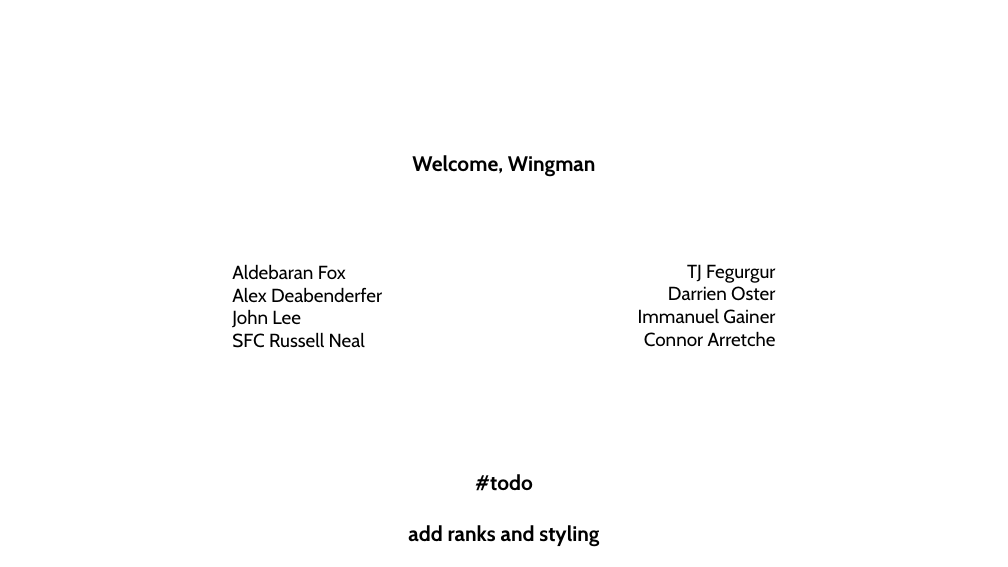
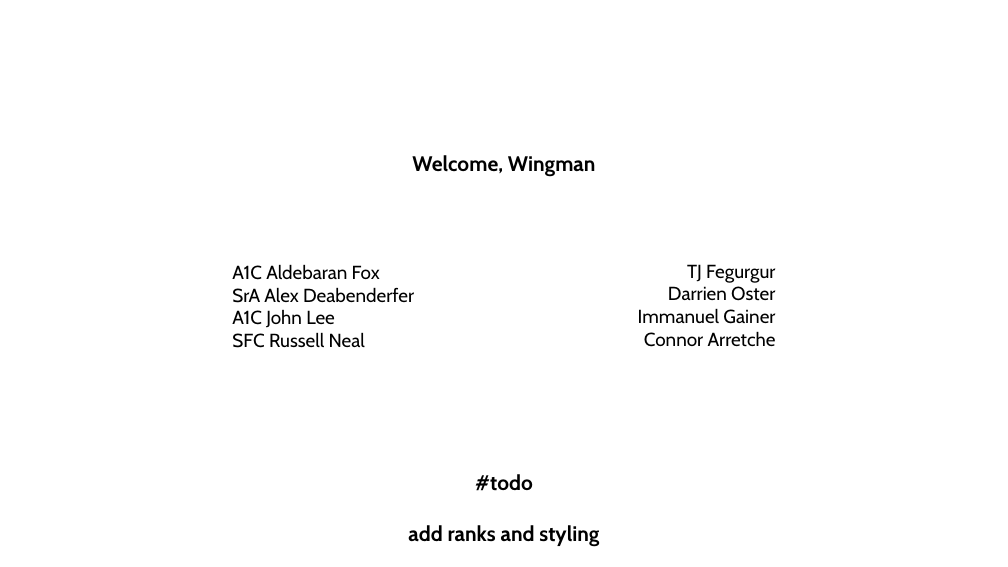
Before and after one commit to IslaChaos13/SDI-2026-Capstone, a slide deck: slide 1 of Presentation1.pptx. Drawn at 1008x567 pixels with LibreOffice and Linux fonts; fonts in the diff are those of the drawing. Boxes give left, top, right and bottom in pixels: in the first picture for what was removed or moved away, otherwise in the second. Text is boxed around its words. In the diff, an @@ line names an element or a change of style, - is before the commit and + after.

Commit message:
presentation update

```diff
--- a/Presentation1.pptx
+++ b/Presentation1.pptx
@@ text at bbox=[232, 264, 414, 328]: text changed @@
-Aldebaran Fox
-Alex Deabenderfer
-John Lee
+A1C Aldebaran Fox
+SrA Alex Deabenderfer
+A1C John Lee
```
